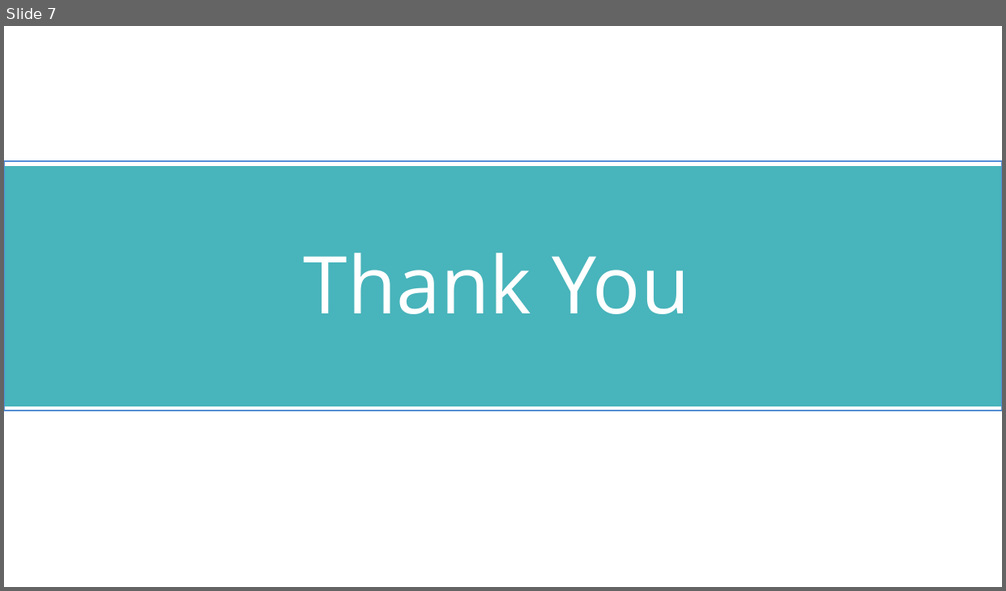
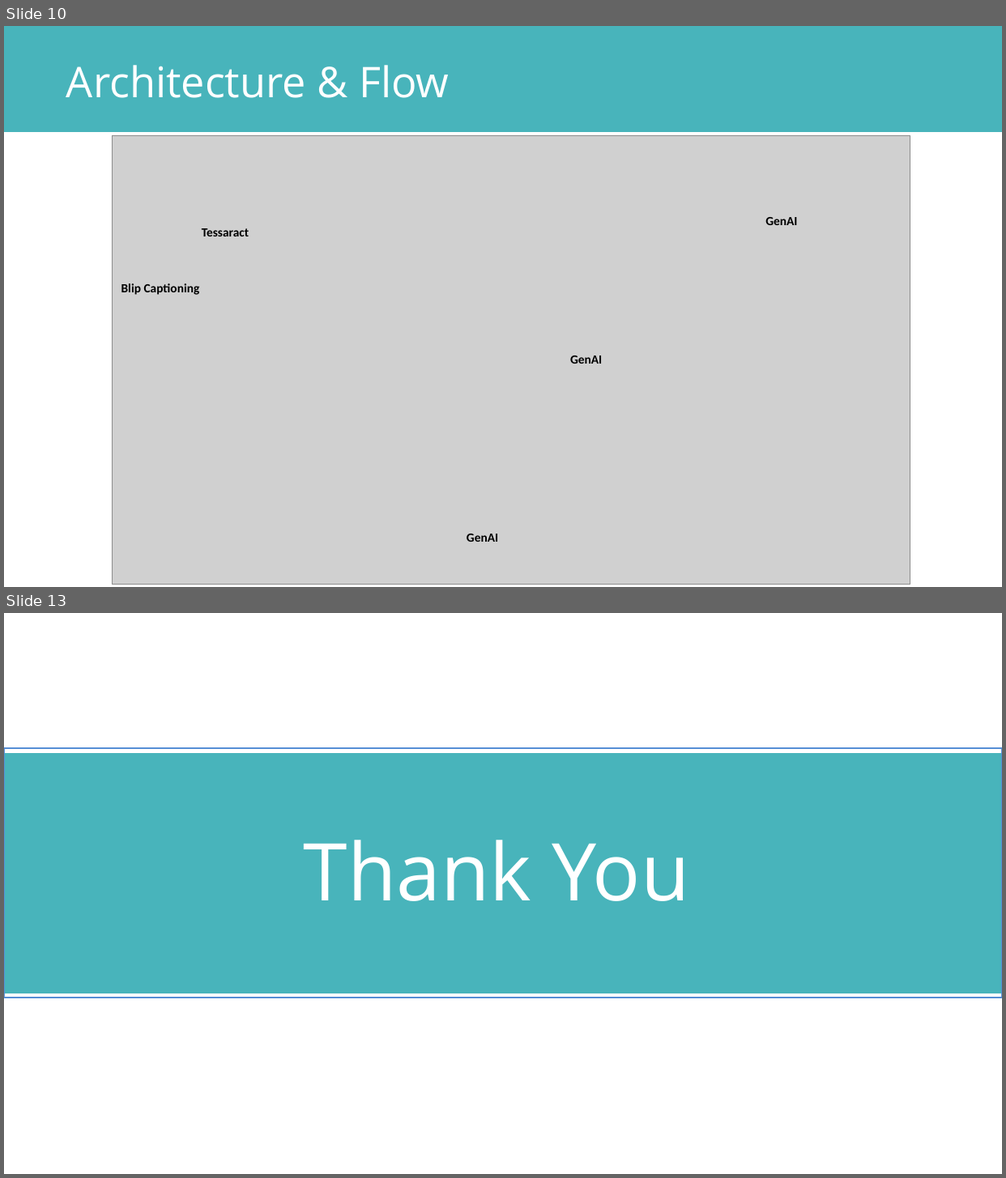
Before and after one commit to prashantzzz/cureAI, a slide deck: CUREAI.pptx. Shown one above the other, each under a label of ours: slide 7 before the commit, slides 10 and 13 after it; the slides between them are not shown. The pictures are 1006x591 and 1006x1178 pixels, drawn with LibreOffice and Linux fonts; fonts in the diff are those of the drawing; grey boxes stand for pictures. Boxes give left, top, right and bottom in pixels: in the first picture for what was removed or moved away, otherwise in the second. Text is boxed around its words. In the diff, an @@ line names an element or a change of style, - is before the commit and + after.

```diff
--- a/CUREAI.pptx
+++ b/CUREAI.pptx
@@ slide 10 added at [4,26,1002,587], background #FFFFFF @@
@@ freeform shape added at [4,26,1001,132], fill #48B4BB @@
@@ text added at [66,65,449,98], 61 pt, text #FFFFFF @@
+Architecture & Flow
@@ picture added at [113,135,910,584] @@
@@ text added at [765,217,797,225], 18 pt, text #000000, bold @@
+GenAI
@@ text added at [202,228,249,237], 18 pt, text #000000, bold @@
+Tessaract
@@ text added at [121,284,200,295], 18 pt, text #000000, bold @@
+Blip Captioning
@@ text added at [570,356,602,364], 18 pt, text #000000, bold @@
+GenAI
@@ text added at [467,534,498,542], 18 pt, text #000000, bold @@
+GenAI
@@ what was slide 7 is now slide 13 @@
```
Also in this commit, not shown: 5 slides changed, 6 other slides added, 1 slide removed, 3 other files.
